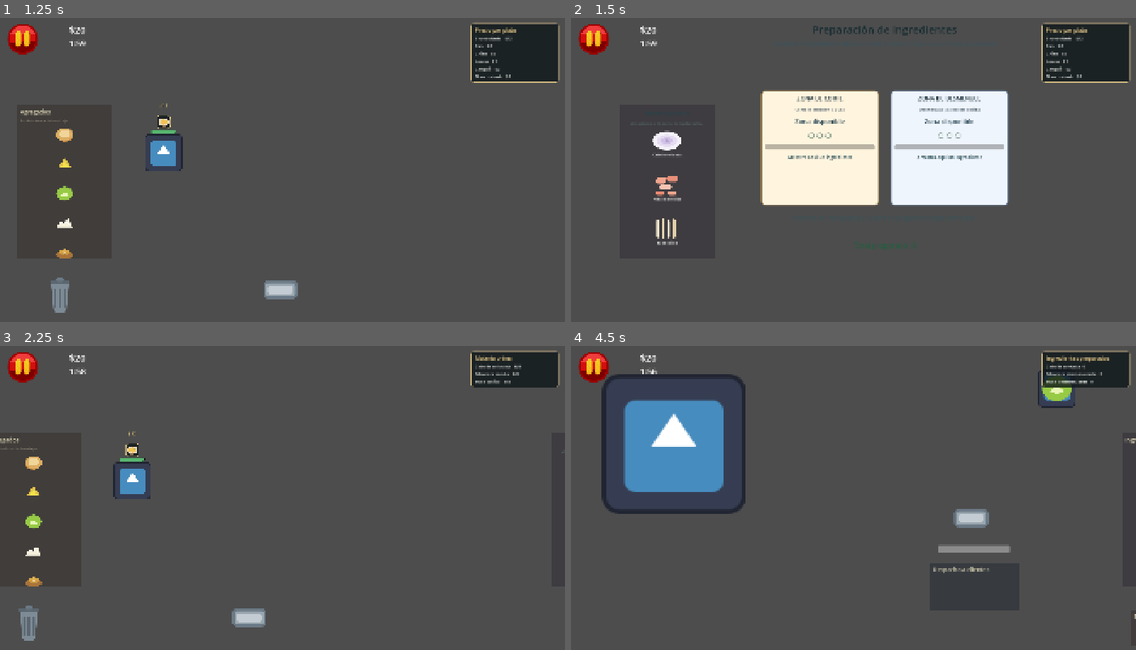
Above: before the commit, frames 1-4 (two rows, left to right).
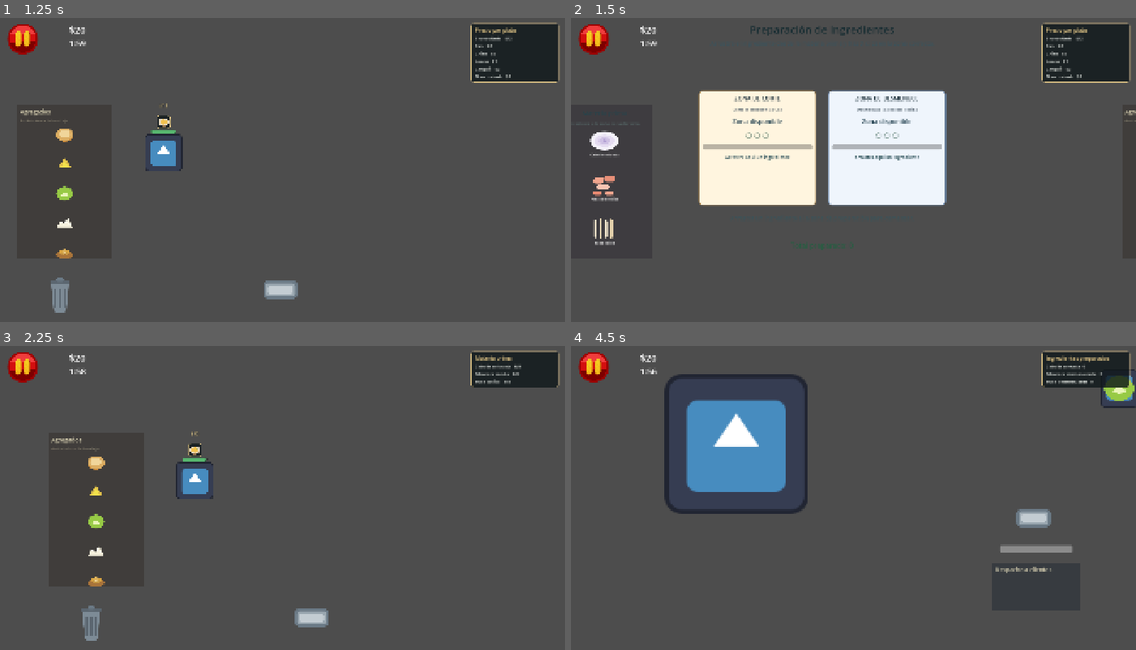
Above: after the commit, the same moments.

Repository: pancrasea/Salados
Game: Godot game, scene res://src/core/main/main.tscn
Same seed, same stepped clock (60 frames per second), same inputs: the game is played once before the commit and once after it. The engine's default icon, where the game draws it, is replaced by a stand-in: a white triangle on a blue panel in a dark square.
Inputs (mouse positions are in pixels of both pictures, inside the frame that each line leads up to):
- Up to frame 1 (1.25 s): click (146, 145) at 0.5 s
- Up to frame 2 (1.5 s): click (576, 176) at 1.25 s
- Up to frame 3 (2.25 s): click (559, 504) at 2 s
- Up to frame 4 (4.5 s): click (outside the picture) at 2.75 s; click (576, 504) at 3.5 s; click (1130, 504) at 4.25 s

Frame 1 is identical in both runs. In frame 2, 16% of the frame differs, in the area x 2-100%, y 2-77%; in frame 3, 3.4%; in frame 4, 11%.

Commit message:
transcicion arreglo
ahora va bien

Diff:
--- a/src/core/autoloads/game_manager.gd
+++ b/src/core/autoloads/game_manager.gd
@@ -282,9 +282,10 @@
 	_set_interaction_enabled(next_st, false)
 
 	var viewport_width: float = get_viewport().get_visible_rect().size.x
-	var dir_multiplier: float = -1.0 if direction == Turn.LEFT else 1.0
+
+	var dir_multiplier: float = 1.0 if direction == Turn.LEFT else -1.0
 	if direction == Turn.BACK:
-		dir_multiplier = -1.0
+		dir_multiplier = 1.0
 
 	var start_pos_next := Vector2(viewport_width * -dir_multiplier, 0.0)
 	var end_pos_current := Vector2(viewport_width * dir_multiplier, 0.0)
Not shown: 2 places in src/core/main/main.tscn that only renumber resources
